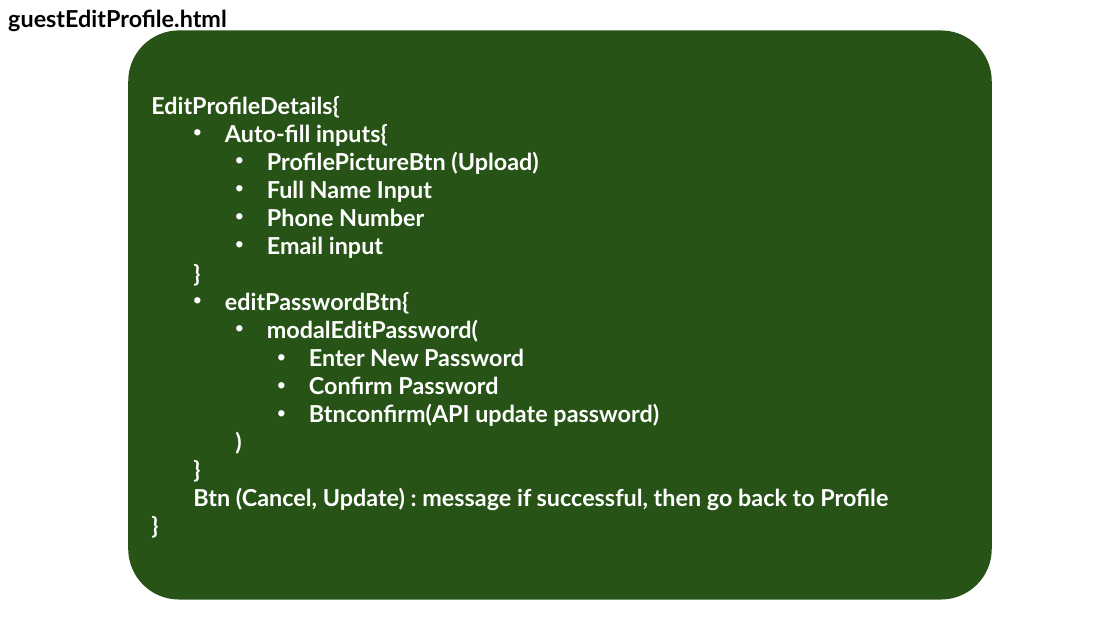
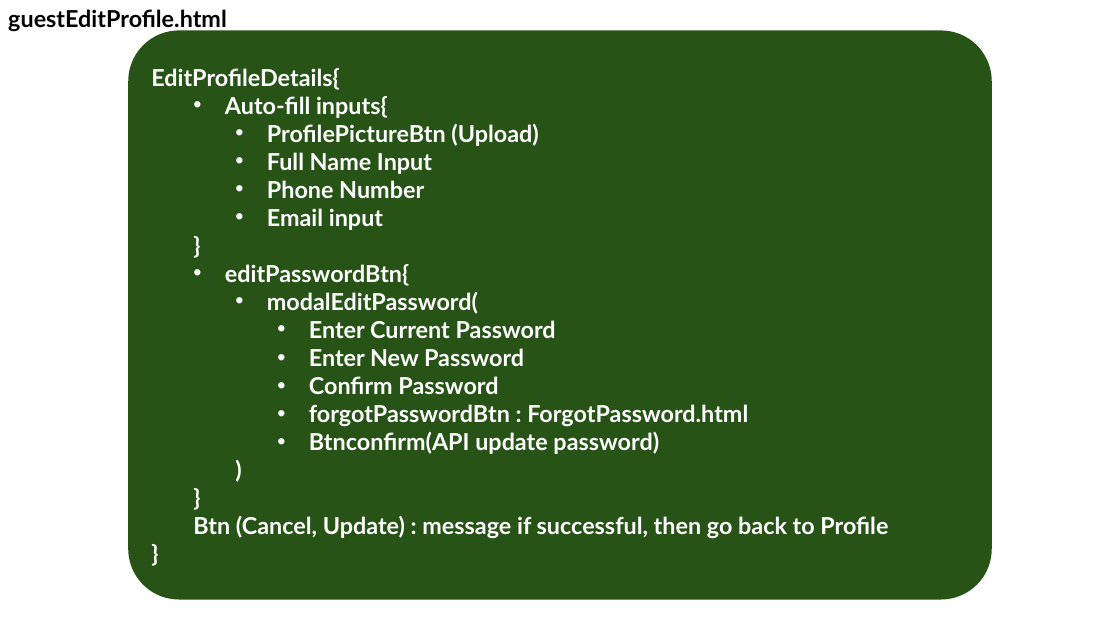
Before and after one commit to Booking-Resevation-Betcha-Homie-House/CAPSTONE-Development-Road-Map, a slide deck: slide 47 of betchaBooking-USECASE.pptx (slide 46 before the commit). Drawn at 1120x630 pixels with LibreOffice and Linux fonts; fonts in the diff are those of the drawing. Boxes give left, top, right and bottom in pixels: in the first picture for what was removed or moved away, otherwise in the second. Text is boxed around its words. In the diff, an @@ line names an element or a change of style, - is before the commit and + after.

```diff
--- a/betchaBooking-USECASE.pptx
+++ b/betchaBooking-USECASE.pptx
@@ text in rounded rectangle at [309,320,556,338]: paragraph added @@
+      • Enter Current Password
@@ text in rounded rectangle at [309,404,748,427]: paragraph added @@
+      • forgotPasswordBtn : ForgotPassword.html
```
Also in this commit, not shown: 7 other slides changed, 1 slide added, 1 slide removed, 1 other file.
